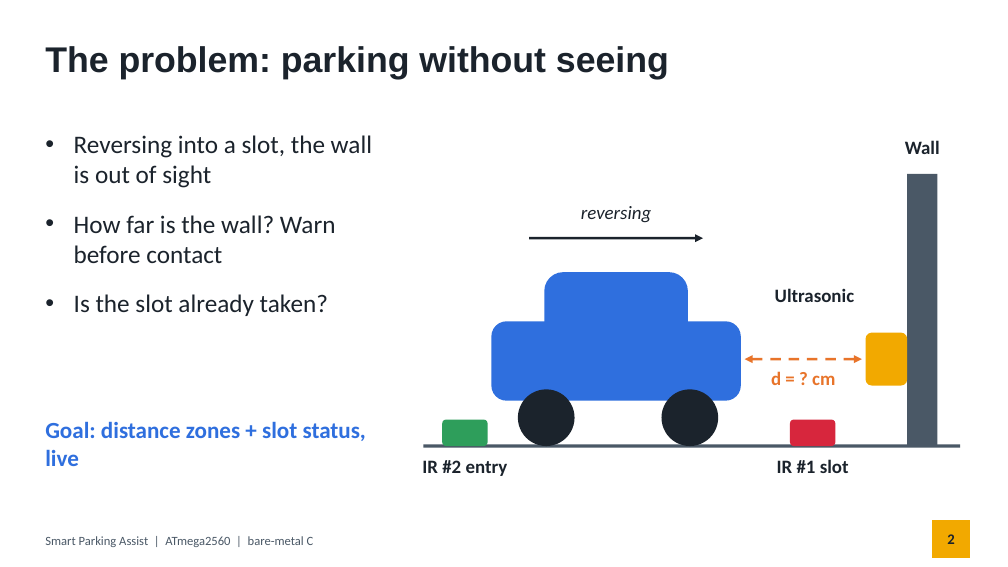
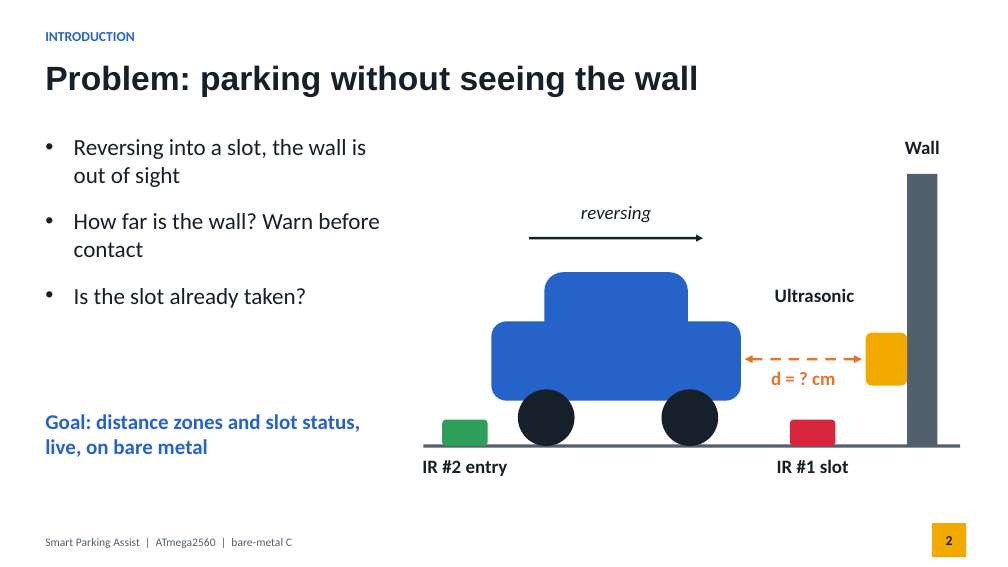
Before and after one commit to ponmudimr/atmega2560-baremetal-drivers, a slide deck: slide 2 of docs/Smart_Parking_Presentation.pptx. Drawn at 1008x567 pixels with LibreOffice and Linux fonts; fonts in the diff are those of the drawing. Boxes give left, top, right and bottom in pixels: in the first picture for what was removed or moved away, otherwise in the second. Text is boxed around its words. In the diff, an @@ line names an element or a change of style, - is before the commit and + after.

Commit message:
Add t_lcd_song test and update Smart Parking presentation

```diff
--- a/docs/Smart_Parking_Presentation.pptx
+++ b/docs/Smart_Parking_Presentation.pptx
@@ text added at bbox=[45, 32, 134, 41], 13 pt, text #2563C9, bold @@
+INTRODUCTION
@@ title at bbox=[45, 65, 698, 97]: text changed; size 34 to 32 pt; text colour #1B232C to #16202A @@
-The problem: parking without seeing
+Problem: parking without seeing the wall
@@ text "Reversing into a slot, the ..." at bbox=[74, 139, 379, 308]: size 24 to 22 pt, text colour #1B232C to #16202A @@
@@ rounded rectangle at bbox=[544, 272, 688, 340]: fill #2F6FDE to #2563C9 @@
@@ rounded rectangle at bbox=[492, 321, 741, 401]: fill #2F6FDE to #2563C9 @@
@@ ellipse at bbox=[518, 389, 575, 446]: fill #1B232C to #16202A @@
@@ ellipse at bbox=[662, 389, 718, 446]: fill #1B232C to #16202A @@
@@ text at bbox=[45, 414, 360, 457]: text changed; size 22 to 20 pt; text colour #2F6FDE to #2563C9 @@
-Goal: distance zones + slot status, live
+Goal: distance zones and slot status, live, on bare metal
@@ text "Smart Parking Assist | ATmega2560 ..." at bbox=[45, 538, 292, 548]: size 12 to 11 pt, text colour #4A5866 to #52606D @@
@@ page number at bbox=[946, 536, 953, 545]: size 14 to 13 pt, text colour #1B232C to #16202A @@
@@ rectangle: place and size @@
-rectangle at bbox=[932, 520, 970, 558]
+rectangle at bbox=[932, 523, 966, 557]
```
Also in this commit, not shown: 8 other slides changed, 11 slides added, 3 slides removed, 2 other files.
